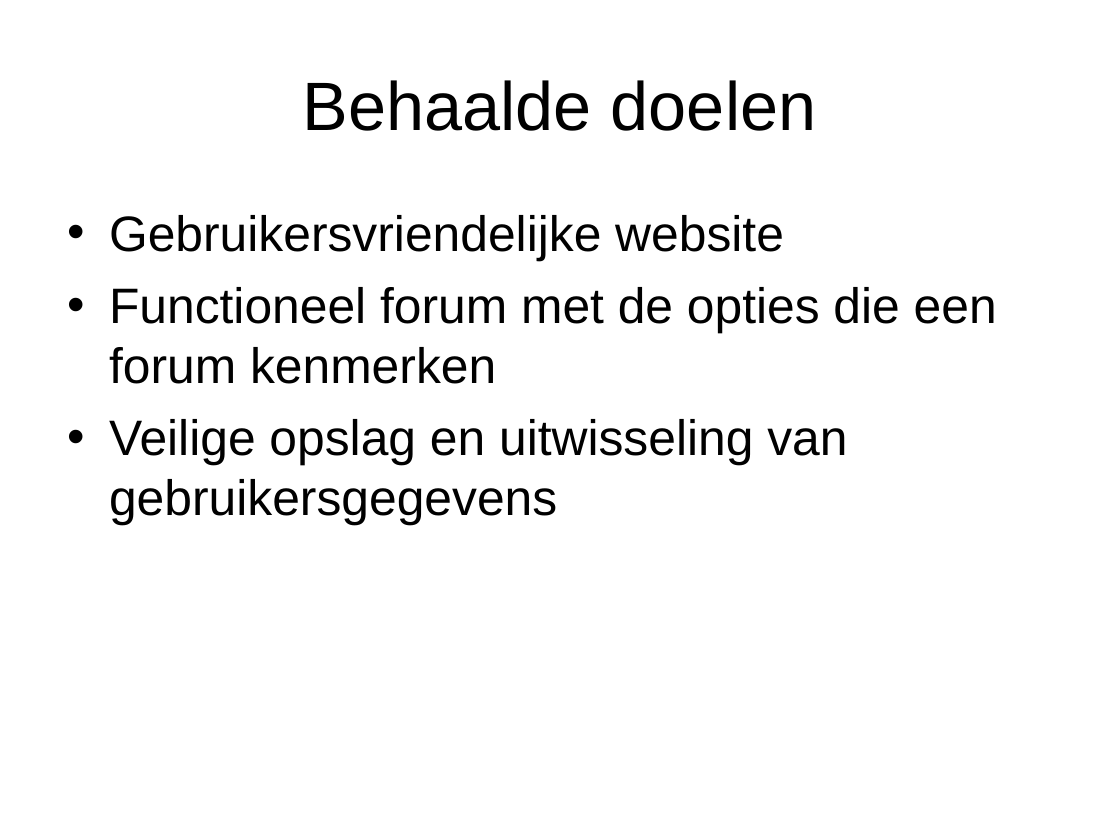
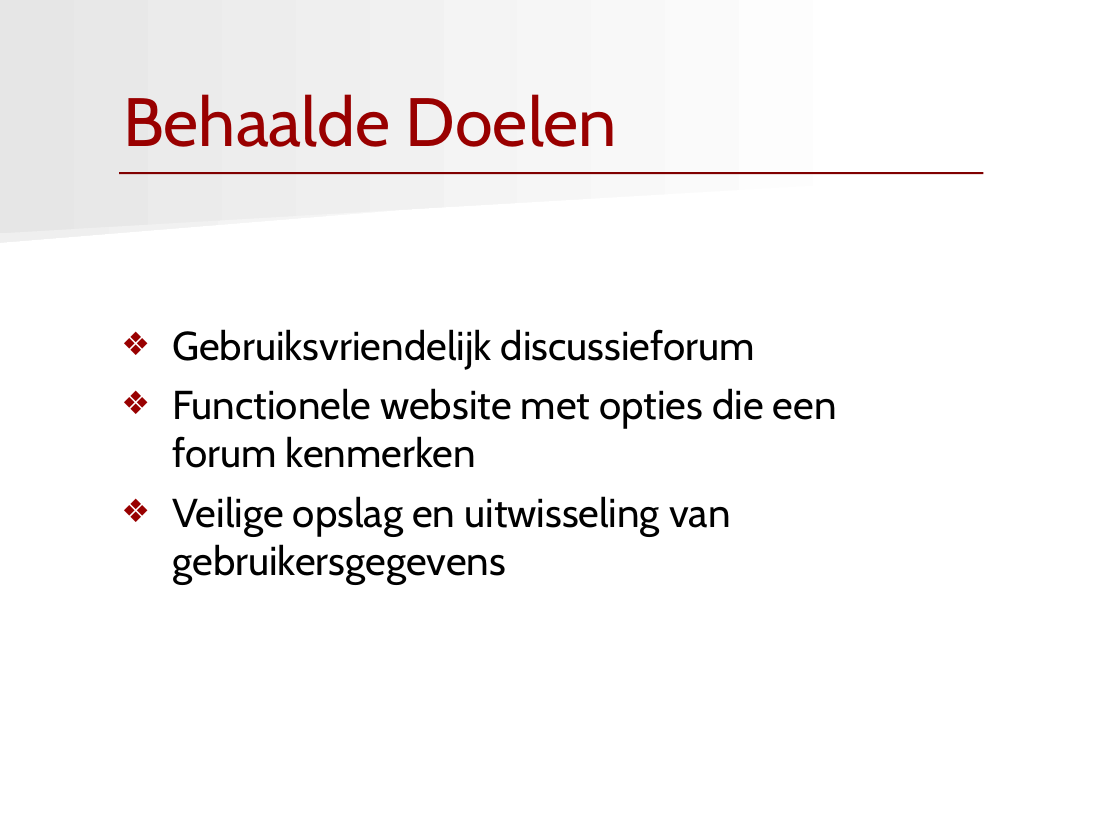
Before and after one commit to jroeting/RodaSupportForum, a slide deck: slide 12 of documents/RodaPresentatie.ppt. Drawn at 1120x840 pixels with LibreOffice and Linux fonts; fonts in the diff are those of the drawing. Boxes give left, top, right and bottom in pixels: in the first picture for what was removed or moved away, otherwise in the second. Text is boxed around its words. In the diff, an @@ line names an element or a change of style, - is before the commit and + after.

```diff
--- a/documents/RodaPresentatie.ppt
+++ b/documents/RodaPresentatie.ppt
@@ freeform shape added at bbox=[0, 0, 887, 233], fill gradient #FFFFFF to #E6E6E6 @@
@@ freeform shape added at bbox=[0, 113, 872, 242], fill gradient #FFFFFF to #EFEFEF @@
@@ title at bbox=[123, 94, 617, 147]: text changed; font Arial to Cabin; text colour #000000 to #990000 @@
-Behaalde doelen
+Behaalde Doelen
@@ line added from (119, 174) to (983, 174), #800000 1.25 pt @@
@@ text "Gebruiksvriendelijk discussieforum": place and size @@
-text "Gebruiksvriendelijk discussieforum" at bbox=[109, 215, 997, 525]
+text "Gebruiksvriendelijk discussieforum" at bbox=[172, 329, 837, 585]
@@ text at bbox=[172, 329, 837, 468]: text changed; size 32 to 25.9 pt; font Arial to Cabin @@
-• Gebruikersvriendelijke website
-• Functioneel forum met de opties die een forum kenmerken
+❖ Gebruiksvriendelijk discussieforum
+❖ Functionele website met opties die een
+  forum kenmerken
@@ text at bbox=[172, 496, 730, 585]: size 32 to 25.9 pt, font Arial to Cabin in "Veilige opslag en uitwisseling van gebruikersgegevens"; bullet • to ❖; less space between paragraphs; bullet colour #000000 to #990000 @@
```
Also in this commit, not shown: 14 other slides changed, 1 other file.
